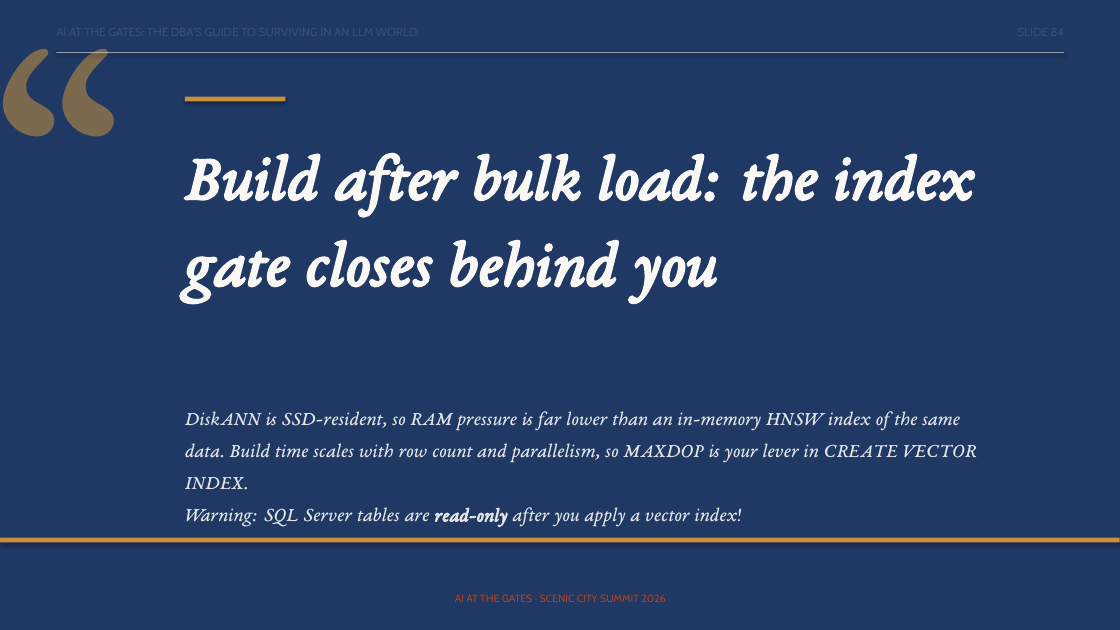
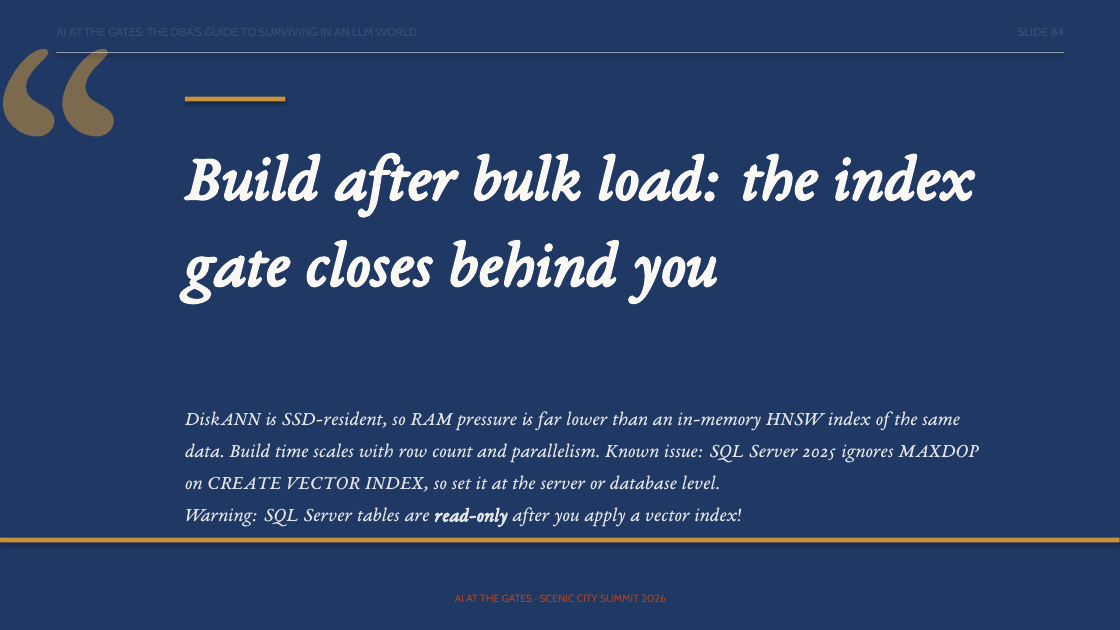
Before and after one commit to feaselkl/AI-at-the-Gates, a slide deck: slide 84 of slides/scenic-city-aigates-precon.pptx. Drawn at 1120x630 pixels with LibreOffice and Linux fonts; fonts in the diff are those of the drawing. Boxes give left, top, right and bottom in pixels: in the first picture for what was removed or moved away, otherwise in the second. Text is boxed around its words. In the diff, an @@ line names an element or a change of style, - is before the commit and + after.

```diff
--- a/slides/scenic-city-aigates-precon.pptx
+++ b/slides/scenic-city-aigates-precon.pptx
@@ text at [185, 411, 978, 492]: text changed @@
-DiskANN is SSD-resident, so RAM pressure is far lower than an in-memory HNSW index of the same data. Build time scales with row count and parallelism, so MAXDOP is your lever in CREATE VECTOR INDEX.
+DiskANN is SSD-resident, so RAM pressure is far lower than an in-memory HNSW index of the same data. Build time scales with row count and parallelism. Known issue: SQL Server 2025 ignores MAXDOP on CREATE VECTOR INDEX, so set it at the server or database level.
```
Also in this commit, not shown: 28 other slides changed, 5 other files.
